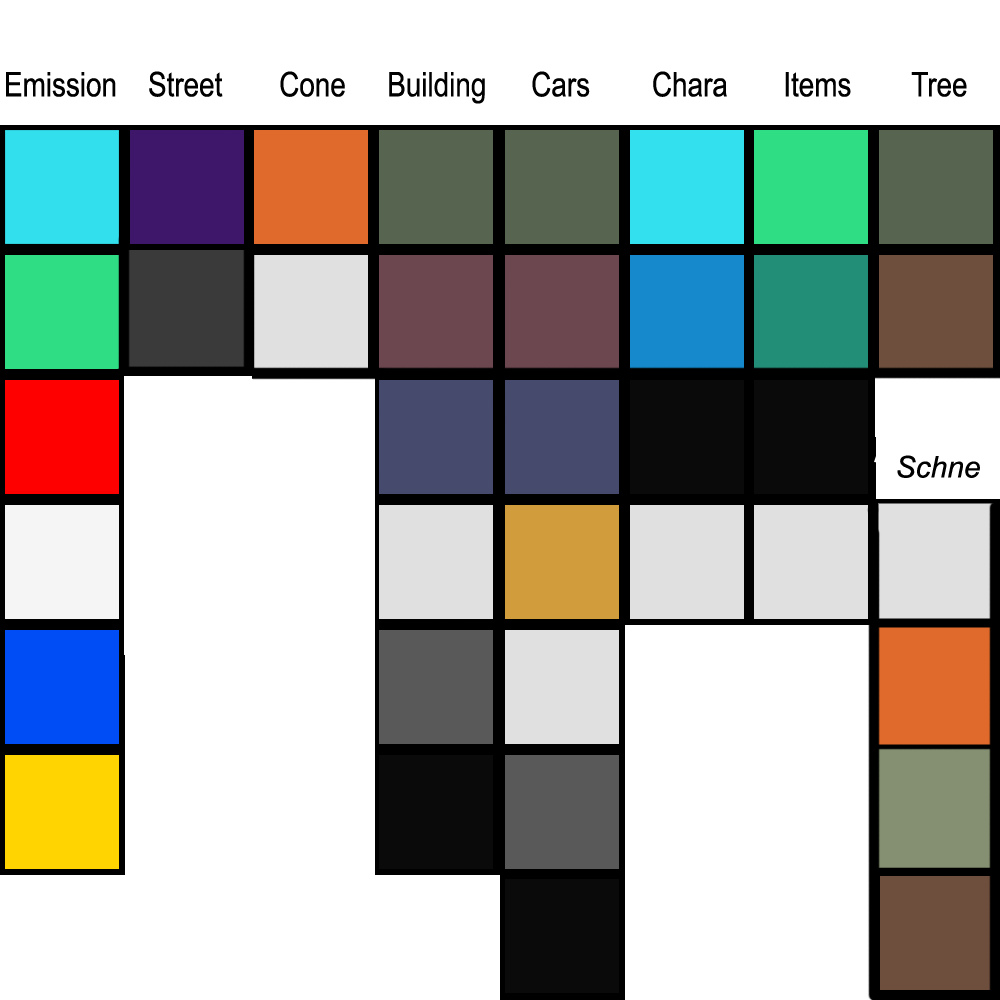
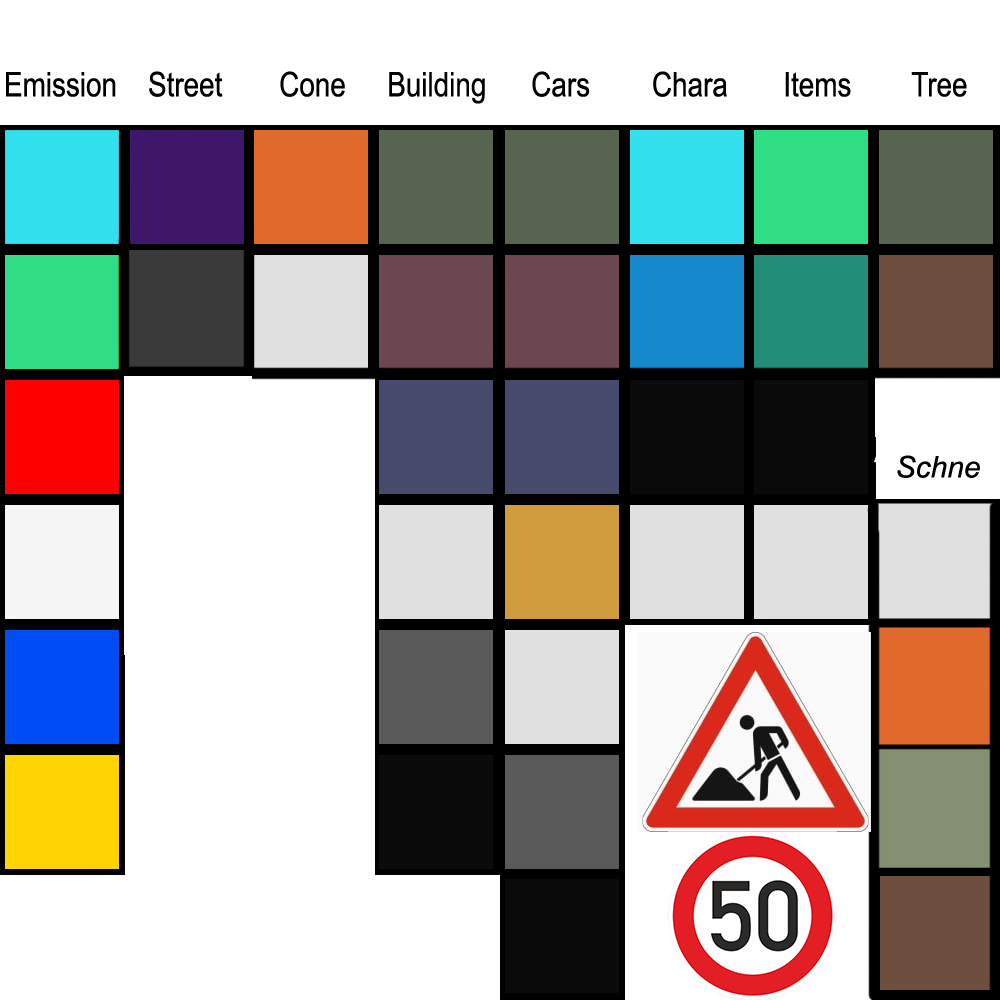
Layered file, before and after one edit (1000 × 1000). Changes by layer:
added layer "Ebene 2" above "Ebene 1" over [668, 831, 837, 1000]
added layer "Ebene 1" above "Layer 1" over [638, 632, 871, 832]
